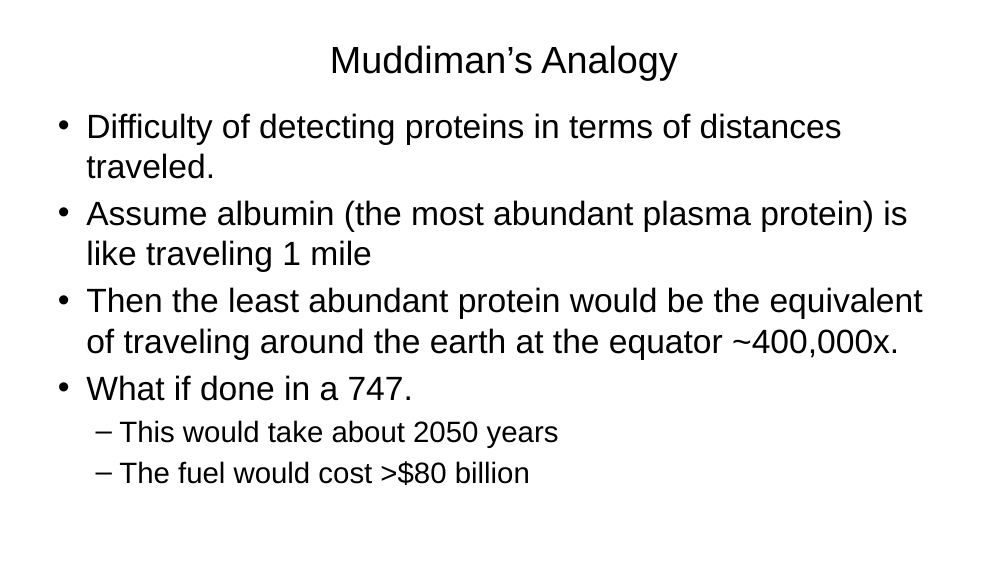
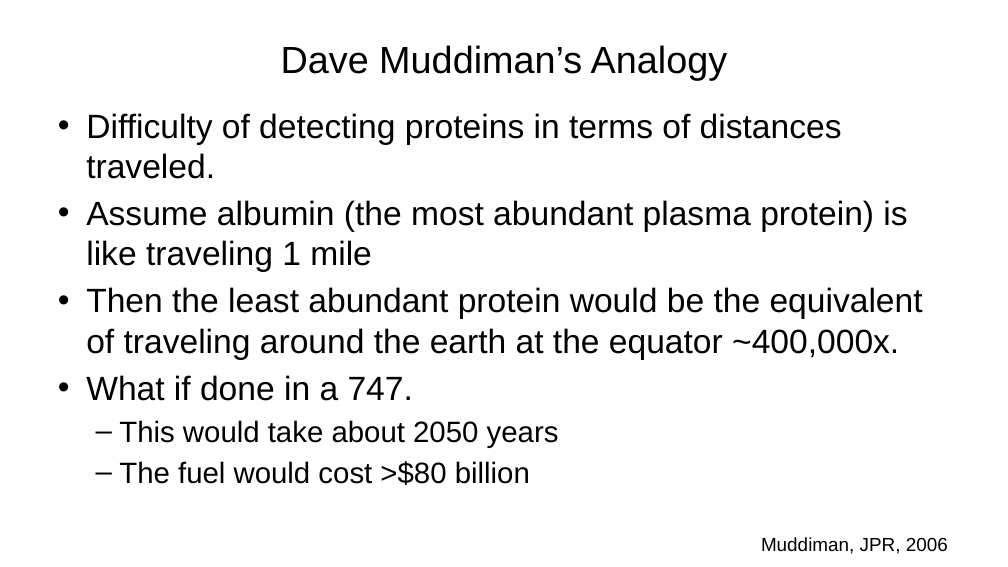
Before and after one commit to beliveau-lab/gen575, a slide deck: slide 15 of lectures/1.Introduction.pptx. Drawn at 1008x567 pixels with LibreOffice and Linux fonts; fonts in the diff are those of the drawing. Boxes give left, top, right and bottom in pixels: in the first picture for what was removed or moved away, otherwise in the second. Text is boxed around its words. In the diff, an @@ line names an element or a change of style, - is before the commit and + after.

```diff
--- a/lectures/1.Introduction.pptx
+++ b/lectures/1.Introduction.pptx
@@ title at (281, 45, 728, 81): text changed @@
-Muddiman’s Analogy
+Dave Muddiman’s Analogy
@@ text added at (761, 537, 948, 554), 18 pt, text #000000 @@
+Muddiman, JPR, 2006
```
Also in this commit, not shown: 1 other slide changed, 1 other file.
